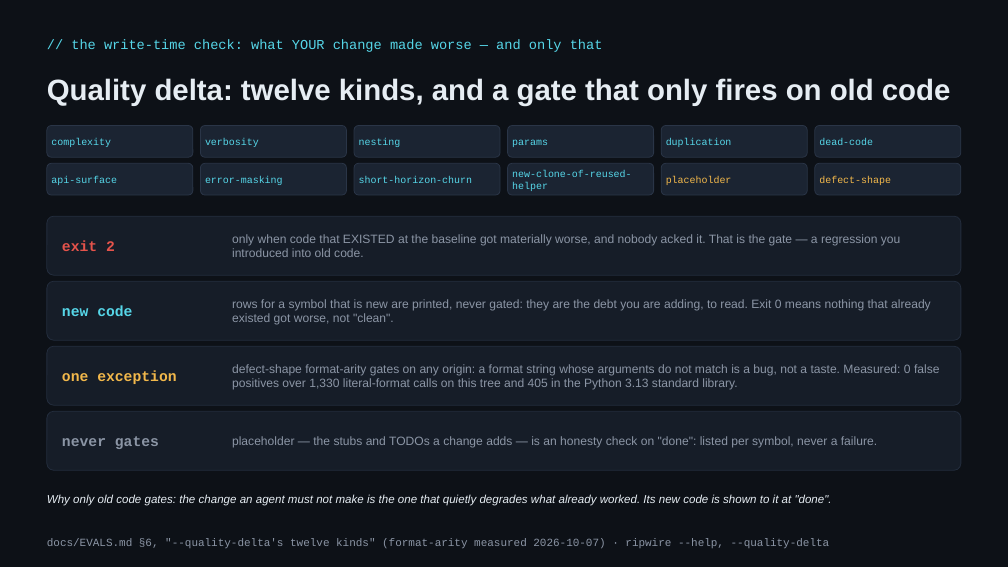
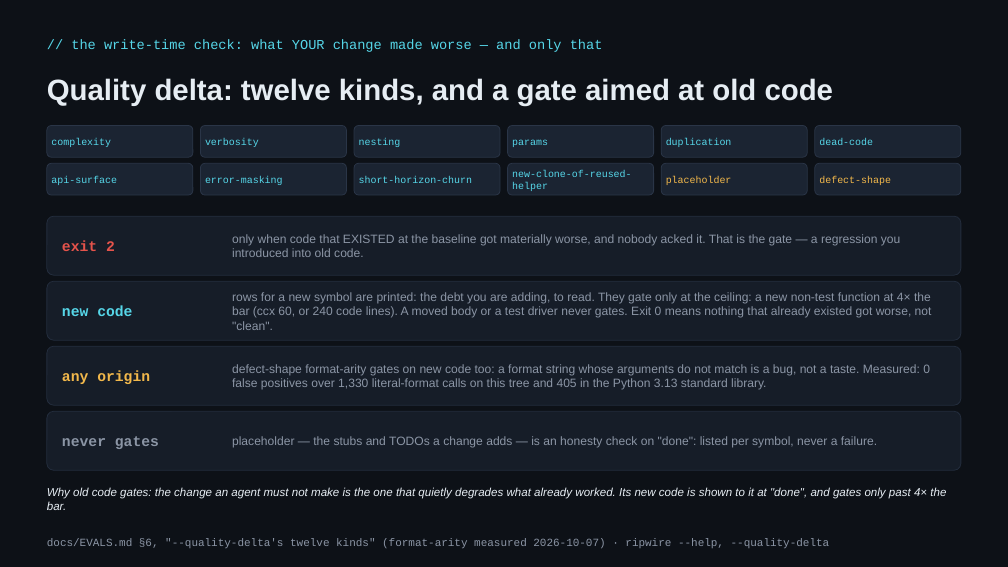
Before and after one commit to redhat-et/ripwire, a slide deck: slide 10 of present/ripwire-showcase.pptx. Drawn at 1008x567 pixels with LibreOffice and Linux fonts; fonts in the diff are those of the drawing. Boxes give left, top, right and bottom in pixels: in the first picture for what was removed or moved away, otherwise in the second. Text is boxed around its words. In the diff, an @@ line names an element or a change of style, - is before the commit and + after.

```diff
--- a/present/ripwire-showcase.pptx
+++ b/present/ripwire-showcase.pptx
@@ text at [47, 78, 834, 106]: text changed @@
-Quality delta: twelve kinds, and a gate that only fires on old code
+Quality delta: twelve kinds, and a gate aimed at old code
@@ text at [232, 292, 932, 330]: text changed @@
-rows for a symbol that is new are printed, never gated: they are the debt you are adding, to read. Exit 0 means nothing that already existed got worse, not "clean".
+rows for a new symbol are printed: the debt you are adding, to read. They gate only at the ceiling: a new non-test function at 4× the bar (ccx 60, or 240 code lines). A moved body or a test driver never gates. Exit 0 means nothing that already existed got worse, not "clean".
@@ text at [62, 370, 150, 384]: text changed @@
-one exception
+any origin
@@ text at [232, 364, 930, 390]: text changed @@
-defect-shape format-arity gates on any origin: a format string whose arguments do not match is a bug, not a taste. Measured: 0 false positives over 1,330 literal-format calls on this tree and 405 in the Python 3.13 standard library.
+defect-shape format-arity gates on new code too: a format string whose arguments do not match is a bug, not a taste. Measured: 0 false positives over 1,330 literal-format calls on this tree and 405 in the Python 3.13 standard library.
@@ text at [47, 487, 946, 510]: text changed @@
-Why only old code gates: the change an agent must not make is the one that quietly degrades what already worked. Its new code is shown to it at "done".
+Why old code gates: the change an agent must not make is the one that quietly degrades what already worked. Its new code is shown to it at "done", and gates only past 4× the bar.
```
Also in this commit, not shown: 3 other files.
